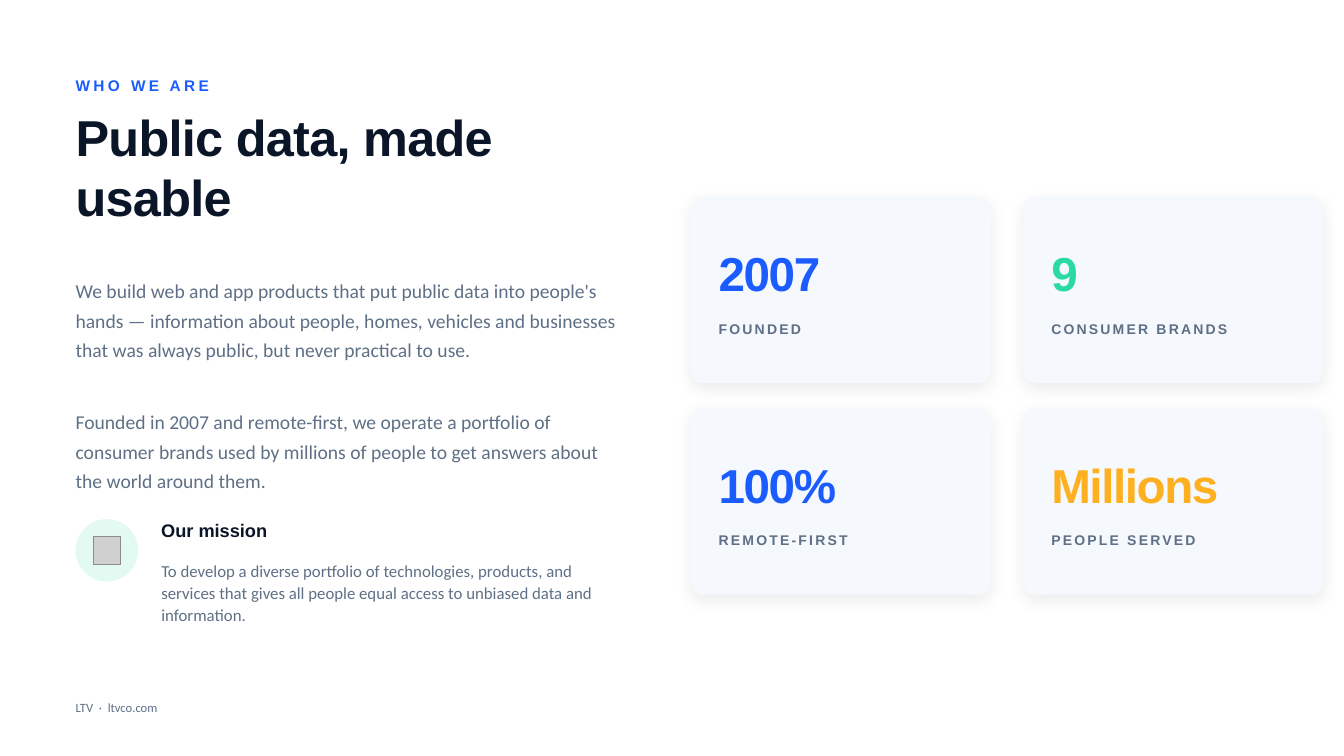
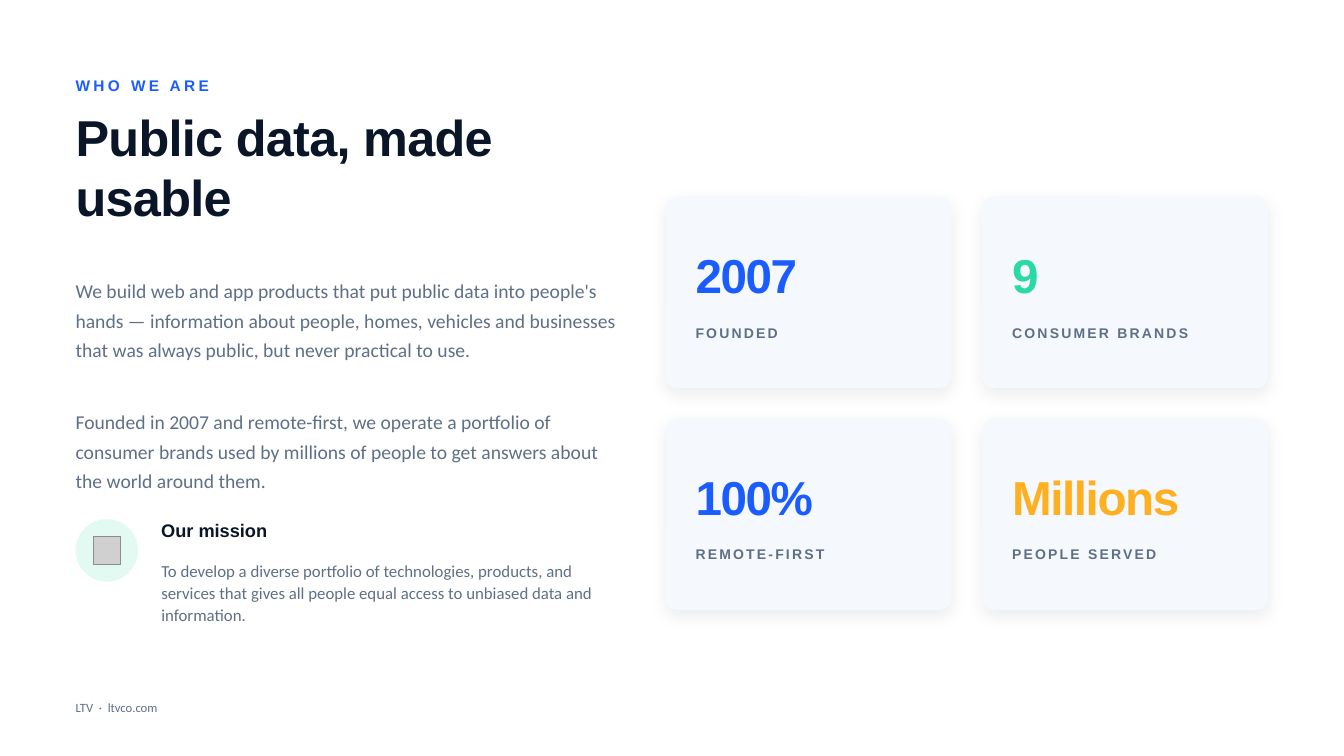
Before and after one commit to rosscoh/omrails, a slide deck: slide 4 of brand/powerpoint/LTV-Presentation-Boilerplate.pptx. Drawn at 1344x756 pixels with LibreOffice and Linux fonts; fonts in the diff are those of the drawing; grey boxes stand for pictures. Boxes give left, top, right and bottom in pixels: in the first picture for what was removed or moved away, otherwise in the second. Text is boxed around its words. In the diff, an @@ line names an element or a change of style, - is before the commit and + after.

```diff
--- a/brand/powerpoint/LTV-Presentation-Boilerplate.pptx
+++ b/brand/powerpoint/LTV-Presentation-Boilerplate.pptx
@@ rounded rectangle: place and size @@
-rounded rectangle at [691, 197, 991, 383]
+rounded rectangle at [665, 197, 952, 388]
@@ rounded rectangle: place and size @@
-rounded rectangle at [1023, 197, 1324, 383]
+rounded rectangle at [982, 197, 1268, 388]
@@ text "2007": place and size @@
-text "2007" at [719, 257, 821, 292]
+text "2007" at [696, 259, 798, 294]
@@ text "9": place and size @@
-text "9" at [1051, 257, 1077, 292]
+text "9" at [1012, 260, 1038, 294]
@@ text "FOUNDED": place and size @@
-text "FOUNDED" at [719, 324, 801, 334]
+text "FOUNDED" at [696, 328, 778, 338]
@@ text "CONSUMER BRANDS": place and size @@
-text "CONSUMER BRANDS" at [1051, 324, 1227, 334]
+text "CONSUMER BRANDS" at [1012, 328, 1188, 338]
@@ rounded rectangle: place and size @@
-rounded rectangle at [691, 408, 991, 595]
+rounded rectangle at [665, 418, 952, 610]
@@ proportions changed in 4 elements at [665, 197, 952, 388], [982, 197, 1268, 388], [665, 418, 952, 610], [982, 418, 1268, 610] @@
@@ rounded rectangle: place and size @@
-rounded rectangle at [1023, 408, 1324, 595]
+rounded rectangle at [982, 418, 1268, 610]
@@ text "100%": place and size @@
-text "100%" at [719, 469, 836, 504]
+text "100%" at [696, 481, 813, 516]
@@ text "Millions": place and size @@
-text "Millions" at [1051, 468, 1218, 504]
+text "Millions" at [1012, 480, 1179, 516]
@@ text "REMOTE-FIRST": place and size @@
-text "REMOTE-FIRST" at [719, 535, 848, 545]
+text "REMOTE-FIRST" at [696, 549, 825, 559]
@@ text "PEOPLE SERVED": place and size @@
-text "PEOPLE SERVED" at [1051, 535, 1195, 545]
+text "PEOPLE SERVED" at [1012, 549, 1156, 559]
```
Also in this commit, not shown: 1 other slide changed, 1 other file.
